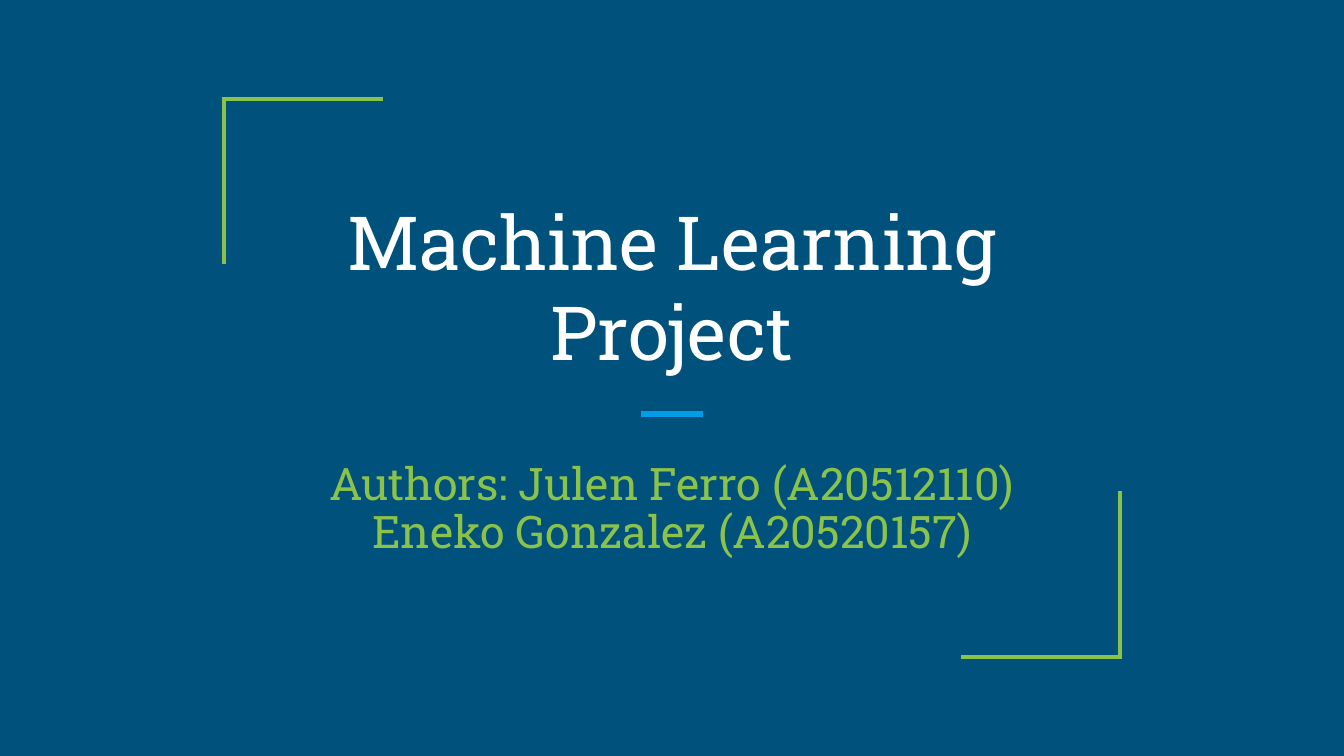
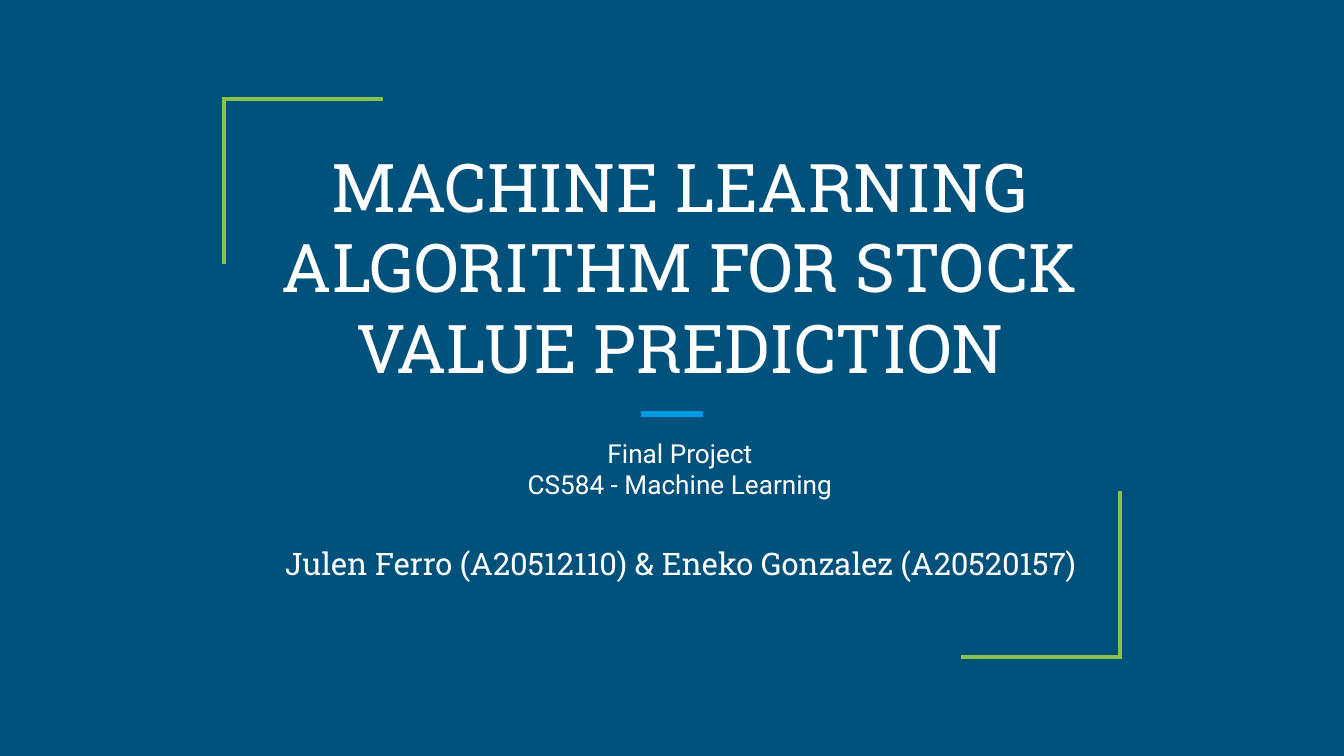
Before and after one commit to ferriitoo/CS584-Machine-Learning, a slide deck: slide 18 of project/CS584-ML-Project.pptx (slide 1 before the commit). Drawn at 1344x756 pixels with LibreOffice and Linux fonts; fonts in the diff are those of the drawing. Boxes give left, top, right and bottom in pixels: in the first picture for what was removed or moved away, otherwise in the second. Text is boxed around its words. In the diff, an @@ line names an element or a change of style, - is before the commit and + after.

```diff
--- a/project/CS584-ML-Project.pptx
+++ b/project/CS584-ML-Project.pptx
@@ title at [282,163,1077,374]: text changed; size 40 to 36 pt @@
-Machine Learning Project
+MACHINE LEARNING ALGORITHM FOR STOCK VALUE PREDICTION
@@ text added at [528,443,832,500], 14 pt, text #FFFFFF @@
+Final Project
+CS584 - Machine Learning
@@ subtitle at [285,550,1076,582]: text changed; size 24 to 16.6 pt; text colour #8BC34A to #FFFFFF @@
-Authors: Julen Ferro (A20512110)
-Eneko Gonzalez (A20520157)
+Julen Ferro (A20512110) & Eneko Gonzalez (A20520157)
```
Also in this commit, not shown: 9 other slides changed, 8 slides added, 6 slides removed, 1 other file.
